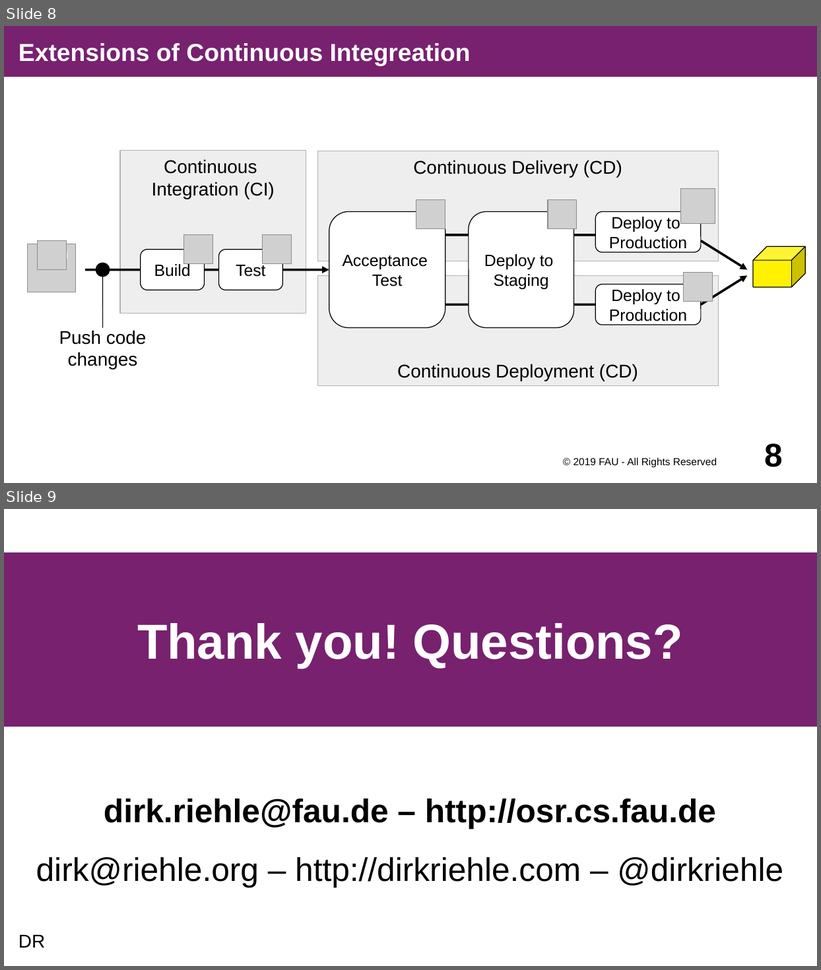
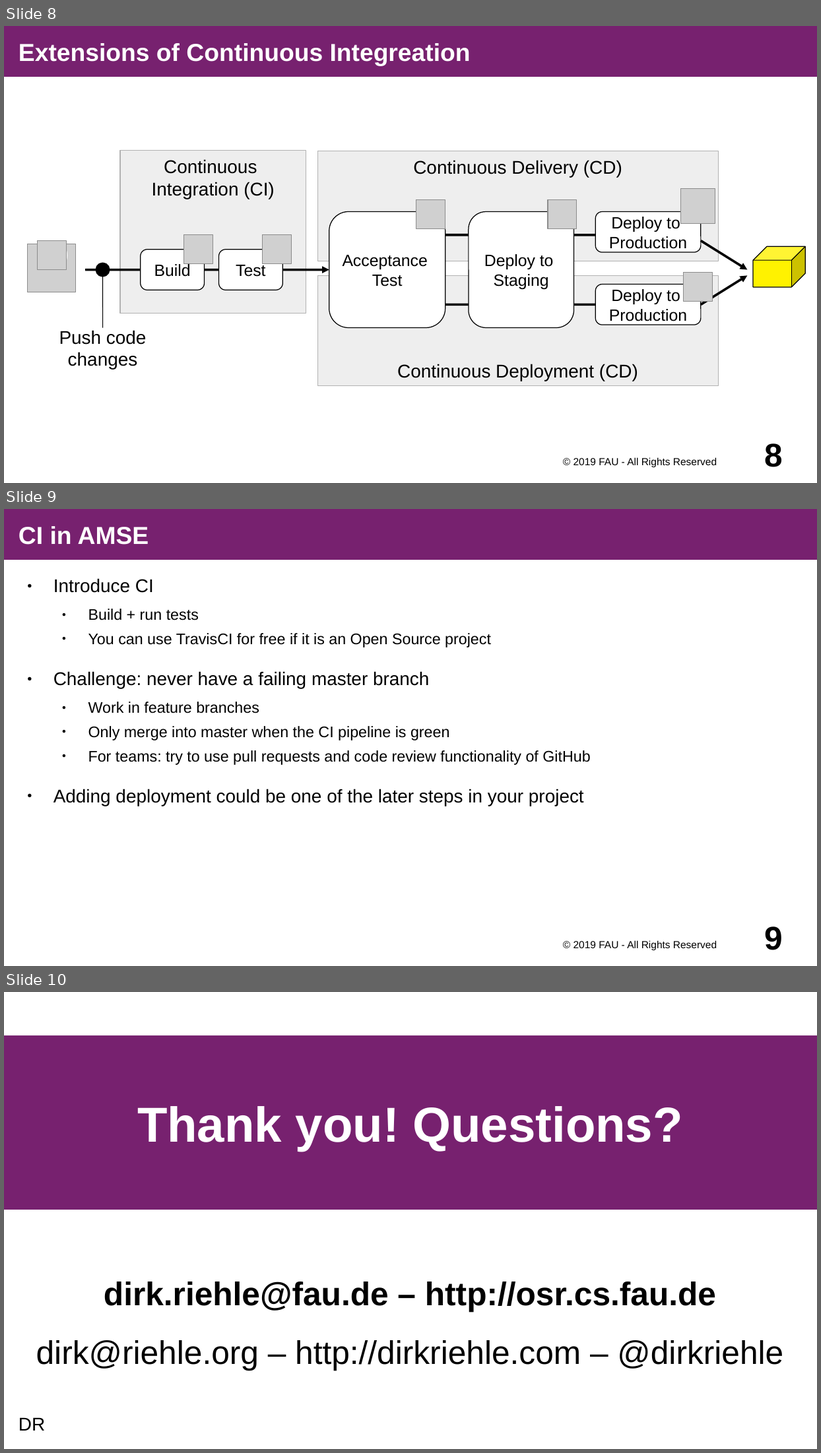
Before and after one commit to dirkriehle/amse-course, a slide deck: Lecture slides/AMSE-B01-Continuous-Integration.odp. Shown one above the other, each under a label of ours: slides 8 and 9 before the commit, slides 8, 9 and 10 after it. The pictures are 821x970 and 821x1453 pixels, drawn with LibreOffice and Linux fonts; fonts in the diff are those of the drawing; grey boxes stand for pictures. Boxes give left, top, right and bottom in pixels: in the first picture for what was removed or moved away, otherwise in the second. Text is boxed around its words. In the diff, an @@ line names an element or a change of style, - is before the commit and + after.

Commit message:
Add AMSE context slide

```diff
--- a/Lecture slides/AMSE-B01-Continuous-Integration.odp
+++ b/Lecture slides/AMSE-B01-Continuous-Integration.odp
@@ slide 9 added at [4, 509, 817, 966], background #FFFFFF @@
@@ title added at [4, 509, 817, 560], fill #77216F, 24 pt, text #FFFFFF, bold @@
+CI in AMSE
@@ text added at [54, 578, 590, 806], 15 pt, text #000000 @@
+● Introduce CI
+  ● Build + run tests
+  ● You can use TravisCI for free if it is an Open Source project
+● Challenge: never have a failing master branch
+  ● Work in feature branches
+  ● Only merge into master when the CI pipeline is green
+  ● For teams: try to use pull requests and code review functionality of GitHub
+● Adding deployment could be one of the later steps in your project
@@ text added at [574, 941, 717, 951], 10 pt, text #000000 @@
+© 2019 FAU - All Rights Reserved
@@ page number added at [764, 927, 783, 951], 32 pt, text #000000, bold @@
+9
@@ what was slide 9 is now slide 10 @@
```
